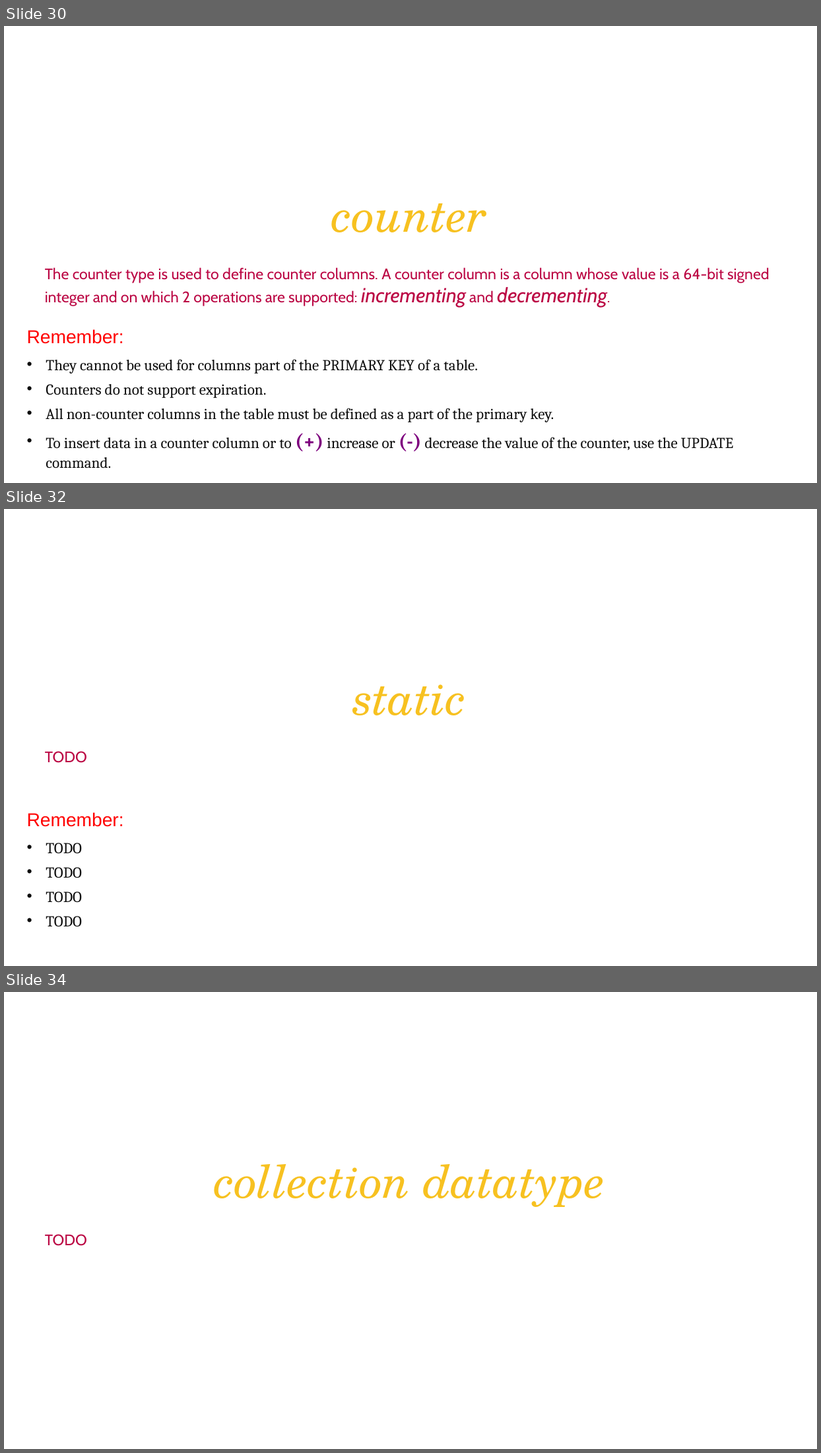
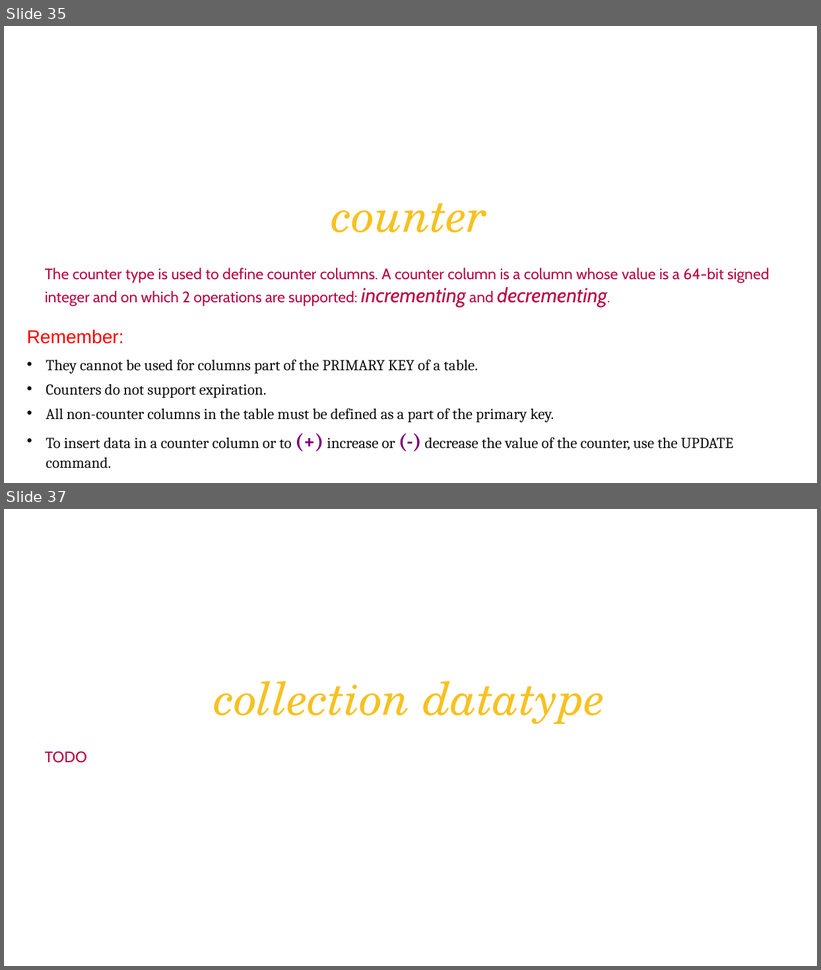
Before and after one commit to Saleel-Bagde/PPT-s, a slide deck: Cassandra Ver3.pptx. Shown one above the other, each under a label of ours: slides 30, 32 and 34 before the commit, slides 35 and 37 after it; the slides between them are not shown. The pictures are 821x1453 and 821x970 pixels, drawn with LibreOffice and Linux fonts; fonts in the diff are those of the drawing. Boxes give left, top, right and bottom in pixels: in the first picture for what was removed or moved away, otherwise in the second. Text is boxed around its words. In the diff, an @@ line names an element or a change of style, - is before the commit and + after.

```diff
--- a/Cassandra Ver3.pptx
+++ b/Cassandra Ver3.pptx
@@ slide 32 removed at box(4, 509, 817, 966), background #FFFFFF @@
@@ text removed at box(353, 685, 467, 716) @@
-static
@@ text removed at box(45, 751, 87, 763) @@
-TODO
@@ text removed at box(27, 813, 124, 927) @@
-Remember:
-• TODO
-• TODO
-• TODO
-• TODO
@@ what was slide 30 is now slide 35 @@
@@ what was slide 34 is now slide 37 @@
```
Also in this commit, not shown: 2 slides changed, 4 slides added.
